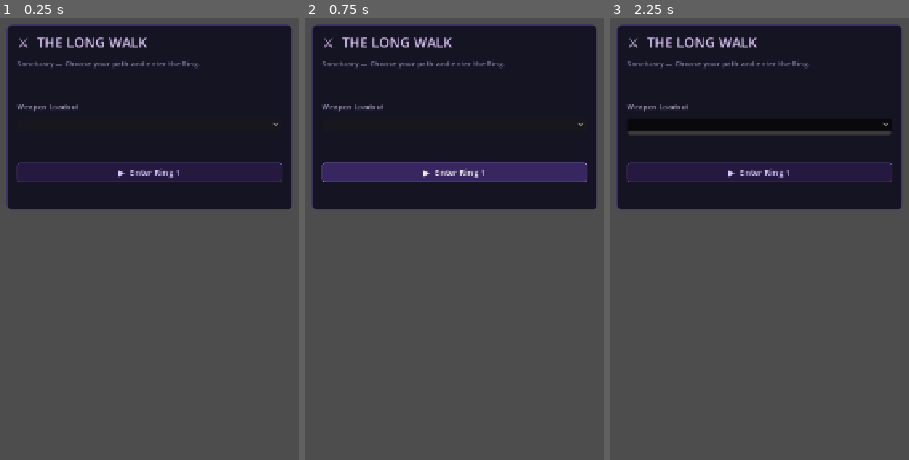
Above: before the commit, frames 1-3 (left to right).
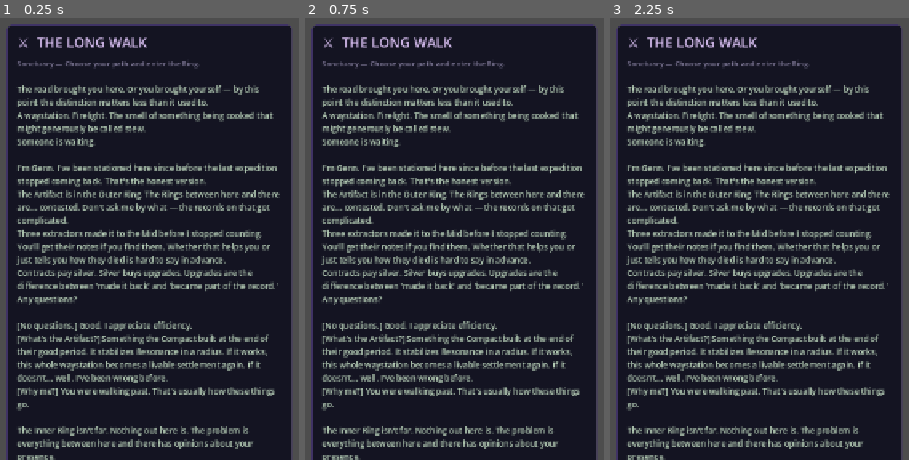
Above: after the commit, the same moments.

Repository: cbradshaw11/game-concept
Game: Godot game, scene res://scenes/main.tscn
Two runs of this game, one before a commit and one after it. Both use one fixed random seed, a clock stepped at 60 frames per second and the inputs below.
Inputs (mouse positions are in pixels of both pictures, inside the frame that each line leads up to):
- Up to frame 1 (0.25 s): no input
- Up to frame 2 (0.75 s): click (454, 172) at 0.5 s, where only the run before the commit has a clickable "▶ Enter Ring 1"
- Up to frame 3 (2.25 s): click (759, 172) at 1.25 s, where only the run before the commit has a clickable "▶ Enter Ring 1"; click (759, 124) at 2.02 s

The runs differ from the first frame. In frame 1, 59% of the frame differs, in the area x 2-98%, y 15-100%; in frame 2, 59%; in frame 3, 60%.
Error before the commit: Parse Error: Identifier "slots" not declared in the current scope. (res://scenes/combat/combat_arena.gd:205)

Commit message:
fix: resolve merge from conner/local-changes — cherry-pick layout/launch fixes, fix Variant type errors

Diff:
--- a/game/scenes/combat/combat_arena.gd
+++ b/game/scenes/combat/combat_arena.gd
@@ -202,34 +202,6 @@
 		"On" if guard_active else "Off",
 		enemies_text,
 	]
-	for i in slots.size():
-		var slot = slots[i]
-		if slot == null:
-			continue
-		if i < enemies.size() and enemies[i].state != EnemyController.EnemyState.DEAD:
-			slot.visible = true
-			var enemy_hp_bar: ProgressBar = slot.get_node_or_null("EnemyHPBar")
-			var enemy_name_label: Label = slot.get_node_or_null("EnemyNameLabel")
-			var enemy := enemies[i]
-			if enemy_name_label:
-				enemy_name_label.text = "%s  %d/%d" % [enemy.enemy_display_name, enemy.health, enemy.initial_health]
-			if enemy_hp_bar:
-				enemy_hp_bar.max_value = enemy.initial_health
-				enemy_hp_bar.value = enemy.health
-		else:
-			slot.visible = false
-			if i < _enemy_sprites.size() and is_instance_valid(_enemy_sprites[i]):
-				_enemy_sprites[i].visible = false
-	if is_boss_encounter and not enemies.is_empty():
-		var boss_enemy := enemies[0]
-		var phase: int = boss_enemy._current_phase
-		if GameState.warden_map_unlocked or GameState.has_purchased("warden_insight"):
-			wardan_phase_label.text = "Phase %d / 3  (Phase 2: 840HP | Phase 3: 420HP)" % phase
-		else:
-			wardan_phase_label.text = "Phase %d / 3" % phase
-		wardan_phase_label.visible = not encounter_completed
-	else:
-		wardan_phase_label.visible = false
 
 	# Stat bars
 	if stamina_bar:
--- a/game/scripts/main.gd
+++ b/game/scripts/main.gd
@@ -100,19 +100,6 @@
 	var contract := contract_system.record_encounter_completed()
 	flow_ui.on_objective_progress(contract)
 	active_encounter = {}
-	_encounter_resolved = false
-	if not contract_system.can_extract():
-		var next_seed := int(GameState.active_seed) + GameState.encounters_cleared
-		active_encounter = ring_director.generate_encounter(
-			next_seed,
-			GameState.current_ring,
-			DataStore.enemies,
-			DataStore.encounter_templates
-		)
-		if not active_encounter.get("enemies", []).is_empty():
-			_ensure_combat_arena()
-			combat_arena.set_context(GameState.current_ring, next_seed, int(active_encounter.get("enemy_count", 1)), active_encounter.get("enemies", []))
-			combat_arena.set_arena_active(true)
 
 func _on_extract_pressed() -> void:
 	if GameState.current_ring == "sanctuary":
@@ -177,7 +164,7 @@
 	_on_resolve_encounter_pressed()
 
 func _initialize_loadouts() -> void:
-	var weapons := DataStore.weapons.get("weapons", [])
+	var weapons: Array = DataStore.weapons.get("weapons", [])
 	if weapons.size() > 0:
 		selected_weapon_id = str(weapons[0].get("id", selected_weapon_id))
 	flow_ui.set_available_loadouts(weapons)
--- a/game/scripts/ui/flow_ui.gd
+++ b/game/scripts/ui/flow_ui.gd
@@ -88,165 +88,6 @@
 	_setup_death_panel()
 	_setup_modifier_panel()
 	_show_prep()
-	set_available_loadouts(DataStore.weapons.get("weapons", []))
-	return_button.pressed.connect(_on_return_to_sanctuary)
-	return_button.pressed.connect(_play_ui_click)
-	descend_warden_button.pressed.connect(_on_descend_warden_pressed)
-	descend_warden_button.pressed.connect(_play_ui_click)
-	resume_button.pressed.connect(_on_resume_pressed)
-	resume_button.pressed.connect(_play_ui_click)
-	quit_to_menu_button.pressed.connect(_on_quit_to_menu_pressed)
-	quit_to_menu_button.pressed.connect(_play_ui_click)
-	settings_button.pressed.connect(_on_settings_button_pressed)
-	settings_button.pressed.connect(_play_ui_click)
-	upgrade_card_0.pressed.connect(_on_upgrade_card_selected.bind(0))
-	upgrade_card_0.pressed.connect(_play_ui_upgrade_select)
-	upgrade_card_1.pressed.connect(_on_upgrade_card_selected.bind(1))
-	upgrade_card_1.pressed.connect(_play_ui_upgrade_select)
-	upgrade_card_2.pressed.connect(_on_upgrade_card_selected.bind(2))
-	upgrade_card_2.pressed.connect(_play_ui_upgrade_select)
-	vendor_button.pressed.connect(_on_visit_vendor_pressed)
-	vendor_button.pressed.connect(_play_ui_click)
-	history_button.pressed.connect(_on_history_button_pressed)
-	history_button.pressed.connect(_play_ui_click)
-	upgrade_toast.visible = false
-	_populate_ring_selector()
-
-func _setup_ui_audio() -> void:
-	_ui_sfx_player = AudioStreamPlayer.new()
-	_ui_sfx_player.name = "UISFXPlayer"
-	_ui_sfx_player.bus = "SFX"
-	add_child(_ui_sfx_player)
-	var click_path := "res://audio/ui_click.wav"
-	if ResourceLoader.exists(click_path):
-		_ui_click_stream = load(click_path)
-	var upgrade_path := "res://audio/ui_upgrade_select.wav"
-	if ResourceLoader.exists(upgrade_path):
-		_ui_upgrade_stream = load(upgrade_path)
-
-func _play_ui_click() -> void:
-	if _ui_sfx_player and _ui_click_stream:
-		_ui_sfx_player.stream = _ui_click_stream
-		_ui_sfx_player.play()
-
-func _play_ui_upgrade_select() -> void:
-	if _ui_sfx_player and _ui_upgrade_stream:
-		_ui_sfx_player.stream = _ui_upgrade_stream
-		_ui_sfx_player.play()
-
-func _input(event: InputEvent) -> void:
-	if event.is_action_pressed("ui_cancel"):
-		_handle_pause_input()
-
-func _handle_pause_input() -> void:
-	if is_instance_valid(_story_modal):
-		return
-	if not run_screen.visible:
-		return
-	if upgrade_draw_panel.visible:
-		return
-	if _is_paused:
-		_unpause()
-	else:
-		_pause()
-
-func _pause() -> void:
-	_is_paused = true
-	pause_menu.visible = true
-	get_tree().paused = true
-
-func _unpause() -> void:
-	_is_paused = false
-	pause_menu.visible = false
-	get_tree().paused = false
-
-func _on_resume_pressed() -> void:
-	_unpause()
-
-func _on_quit_to_menu_pressed() -> void:
-	get_tree().paused = false
-	_is_paused = false
-	pause_menu.visible = false
-	GameState.abandon_run()
-	var _SaveSystem := load("res://scripts/systems/save_system.gd")
-	_SaveSystem.save_state(GameState.to_save_state())
-	on_idle_ready()
-
-func _on_settings_button_pressed() -> void:
-	var settings_scene := load("res://scenes/ui/settings.tscn")
-	var settings_instance := settings_scene.instantiate()
-	add_child(settings_instance)
-	settings_instance.settings_closed.connect(_on_settings_closed.bind(settings_instance))
-
-func _on_settings_closed(settings_instance: Node) -> void:
-	settings_instance.queue_free()
-
-func _populate_ring_selector() -> void:
-	ring_selector.clear()
-	ring_selector.add_item("Ring 1 - The Inner Way")
-	ring_selector.set_item_metadata(0, "inner")
-	ring_selector.add_item("Ring 2 - The Mid Path")
-	ring_selector.set_item_metadata(1, "mid")
-	ring_selector.add_item("Ring 3 - The Outer Reaches")
-	ring_selector.set_item_metadata(2, "outer")
-	_refresh_ring_selector()
-
-func _refresh_ring_selector() -> void:
-	var rings_data: Array = DataStore.rings.get("rings", [])
-	var thresholds := {}
-	for r in rings_data:
-		thresholds[r.get("id", "")] = r.get("loot_gate_threshold", 0)
-
-	# inner (index 0): always accessible
-	ring_selector.set_item_disabled(0, false)
-	ring_selector.set_item_text(0, "Ring 1 - The Inner Way")
-
-	# mid (index 1): requires "inner" in rings_cleared AND banked_loot >= 50
-	var mid_threshold: int = thresholds.get("mid", 50)
-	var mid_progression_locked: bool = "inner" not in GameState.rings_cleared
-	var mid_loot_locked: bool = GameState.banked_loot < mid_threshold
-	var mid_locked: bool = mid_progression_locked or mid_loot_locked
-	ring_selector.set_item_disabled(1, mid_locked)
-	if mid_locked and mid_loot_locked and not mid_progression_locked:
-		ring_selector.set_item_text(1, "Ring 2 (requires %d loot)" % mid_threshold)
-	else:
-		ring_selector.set_item_text(1, "Ring 2 - The Mid Path")
-
-	# outer (index 2): requires "mid" in rings_cleared AND banked_loot >= 150
-	var outer_threshold: int = thresholds.get("outer", 150)
-	var outer_progression_locked: bool = "mid" not in GameState.rings_cleared
-	var outer_loot_locked: bool = GameState.banked_loot < outer_threshold
-	var outer_locked: bool = outer_progression_locked or outer_loot_locked
-	ring_selector.set_item_disabled(2, outer_locked)
-	if outer_locked and outer_loot_locked and not outer_progression_locked:
-		ring_selector.set_item_text(2, "Ring 3 (requires %d loot)" % outer_threshold)
-	else:
-		ring_selector.set_item_text(2, "Ring 3 - The Outer Reaches")
-
-	# Clamp selection to first available ring
-	for i in range(ring_selector.item_count):
-		if not ring_selector.is_item_disabled(i):
-			ring_selector.select(i)
-			_on_ring_selected(i)
-			break
-
-func _on_ring_selected(index: int) -> void:
-	var ring_ids = ["inner", "mid", "outer"]
-	if index < ring_ids.size():
-		GameState.current_ring = ring_ids[index]
-	_refresh_ring_briefing()
-
-func _refresh_ring_briefing() -> void:
-	var rings_data: Array = DataStore.rings.get("rings", [])
-	var briefing: String = ""
-	for r in rings_data:
-		if r.get("id", "") == GameState.current_ring:
-			briefing = r.get("briefing", "")
-			break
-	if briefing != "":
-		prep_status.text = briefing
-	else:
-		prep_status.text = "Sanctuary: choose your loadout and begin the next run."
 
 func _on_start_run_button_pressed() -> void:
 	_play_click()
@@ -657,7 +498,7 @@
 		var btn := Button.new()
 		btn.text = "%s — %s" % [mod_name, mod_desc]
 		var cap_id := mod_id
-		var cap_mod := mod
+		var cap_mod: Dictionary = mod
 		btn.pressed.connect(func():
 			_play_click()
 			GameState.set_active_modifiers([cap_mod])
@@ -782,7 +623,7 @@
 		return
 	var lines: PackedStringArray = []
 	lines.append("── Run History (last %d) ──" % history.size())
-	var start_idx := max(0, history.size() - 10)
+	var start_idx: int = max(0, history.size() - 10)
 	for i in range(history.size() - 1, start_idx - 1, -1):
 		var entry: Dictionary = history[i]
 		var ring := str(entry.get("ring", "?"))
Not shown, added: game/assets/audio/music_combat.wav.import
Not shown, added: game/assets/audio/music_sanctuary.wav.import
Not shown, added: game/assets/audio/sfx_attack.wav.import
Not shown, added: game/assets/audio/sfx_death.wav.import
Not shown, added: game/assets/audio/sfx_dodge.wav.import
Not shown, added: game/assets/audio/sfx_guard.wav.import
Not shown, added: game/assets/audio/sfx_hit.wav.import
Not shown, added: game/assets/audio/sfx_ui_click.wav.import
Not shown, added: game/assets/audio/sfx_victory.wav.import
Not shown, added: game/assets/backgrounds/arena_bg_mid.png.import
Not shown, added: game/autoload/audio_manager.gd.uid
Not shown, added: game/autoload/narrative_manager.gd.uid
(and 20 more such lines)
